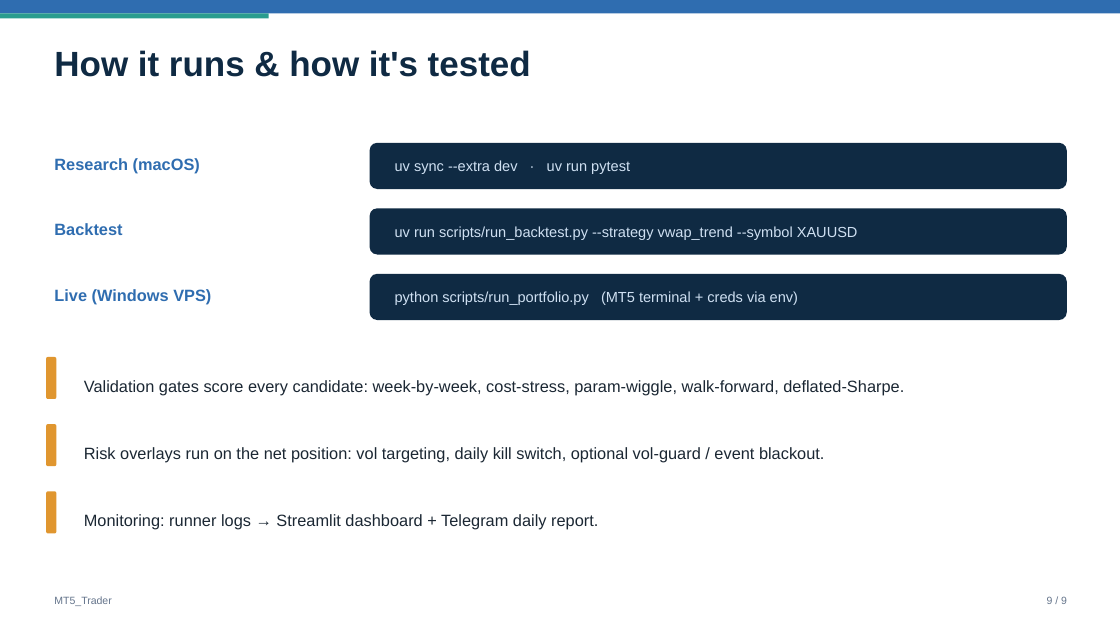
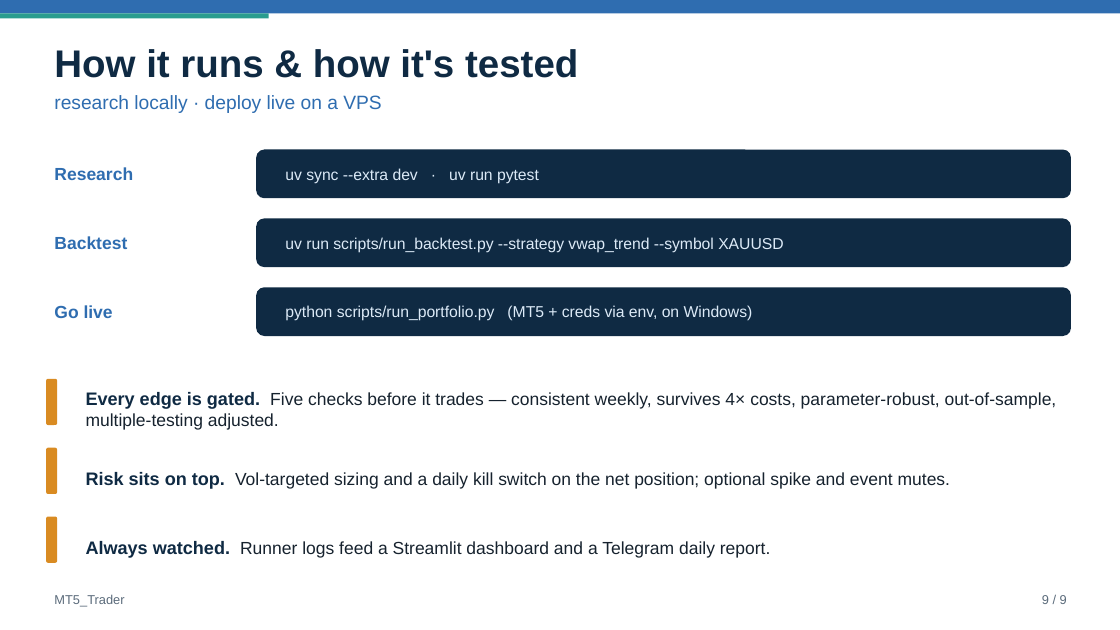
Before and after one commit to shikang61/QuantHack, a slide deck: slide 9 of docs/overview.pptx. Drawn at 1120x630 pixels with LibreOffice and Linux fonts; fonts in the diff are those of the drawing. Boxes give left, top, right and bottom in pixels: in the first picture for what was removed or moved away, otherwise in the second. Text is boxed around its words. In the diff, an @@ line names an element or a change of style, - is before the commit and + after.

```diff
--- a/docs/overview.pptx
+++ b/docs/overview.pptx
@@ text at (54,49,578,78): size 30 to 33 pt in "How it runs & how it's tested" @@
@@ text at (54,95,381,113): paragraph added @@
+research locally · deploy live on a VPS
@@ text at (54,167,133,180): text changed; size 14 to 15 pt @@
-Research (macOS)
+Research
@@ rounded rectangle: place and size @@
-rounded rectangle at (370,143,1067,189)
+rounded rectangle at (256,150,1071,198)
@@ text "uv sync --extra dev · ...": place and size @@
-text "uv sync --extra dev · ..." at (395,160,630,174)
+text "uv sync --extra dev · ..." at (285,168,539,184)
@@ text "uv sync --extra dev · ..." at (285,168,539,184): size 12.5 to 13.5 pt, text colour #CFE0F2 to #DCEAF7 @@
@@ text "Backtest": place and size @@
-text "Backtest" at (54,223,122,235)
+text "Backtest" at (54,236,127,249)
@@ text "Backtest" at (54,236,127,249): size 14 to 15 pt @@
@@ rounded rectangle: place and size @@
-rounded rectangle at (370,208,1067,255)
+rounded rectangle at (256,218,1071,267)
@@ text "uv run scripts/run_backtest.py --strategy vwap_trend ..." at (285,237,783,253): size 12.5 to 13.5 pt, text colour #CFE0F2 to #DCEAF7 @@
@@ text "uv run scripts/run_backtest.py --strategy vwap_trend ...": place and size @@
-text "uv run scripts/run_backtest.py --strategy vwap_trend ..." at (395,226,858,240)
+text "uv run scripts/run_backtest.py --strategy vwap_trend ..." at (285,237,783,253)
@@ rounded rectangle: place and size @@
-rounded rectangle at (370,274,1067,320)
+rounded rectangle at (256,287,1071,336)
@@ text at (54,305,113,318): text changed; size 14 to 15 pt @@
-Live (Windows VPS)
+Go live
@@ text at (285,305,753,321): text changed; size 12.5 to 13.5 pt; text colour #CFE0F2 to #DCEAF7 @@
-python scripts/run_portfolio.py (MT5 terminal + creds via env)
+python scripts/run_portfolio.py (MT5 + creds via env, on Windows)
@@ rounded rectangle: place and size @@
-rounded rectangle at (46,357,56,399)
+rounded rectangle at (46,379,57,425)
@@ text at (86,392,1057,430): text changed; size 14 to 15 pt; text colour #1B2733 to #16222E @@
-Validation gates score every candidate: week-by-week, cost-stress, param-wiggle, walk-forward, deflated-Sharpe.
+Every edge is gated. Five checks before it trades — consistent weekly, survives 4× costs, parameter-robust, out-of-sample, multiple-testing adjusted.
@@ rounded rectangle: place and size @@
-rounded rectangle at (46,424,56,466)
+rounded rectangle at (46,448,57,494)
@@ text at (86,472,950,489): text changed; size 14 to 15 pt; text colour #1B2733 to #16222E @@
-Risk overlays run on the net position: vol targeting, daily kill switch, optional vol-guard / event blackout.
+Risk sits on top. Vol-targeted sizing and a daily kill switch on the net position; optional spike and event mutes.
@@ fill #E0962F to #D98B22 in 3 elements at (46,379,57,425), (46,448,57,494), (46,517,57,563) @@
@@ rounded rectangle: place and size @@
-rounded rectangle at (46,492,56,534)
+rounded rectangle at (46,517,57,563)
@@ text at (86,541,771,558): text changed; size 14 to 15 pt; text colour #1B2733 to #16222E @@
-Monitoring: runner logs → Streamlit dashboard + Telegram daily report.
+Always watched. Runner logs feed a Streamlit dashboard and a Telegram daily report.
@@ text "MT5_Trader" at (54,594,124,607): size 9 to 11 pt, text colour #64748B to #5B6B7B @@
@@ text "9 / 9" at (1042,595,1067,604): size 9 to 11 pt, text colour #64748B to #5B6B7B @@
```
Also in this commit, not shown: 8 other slides changed, 3 other files.
